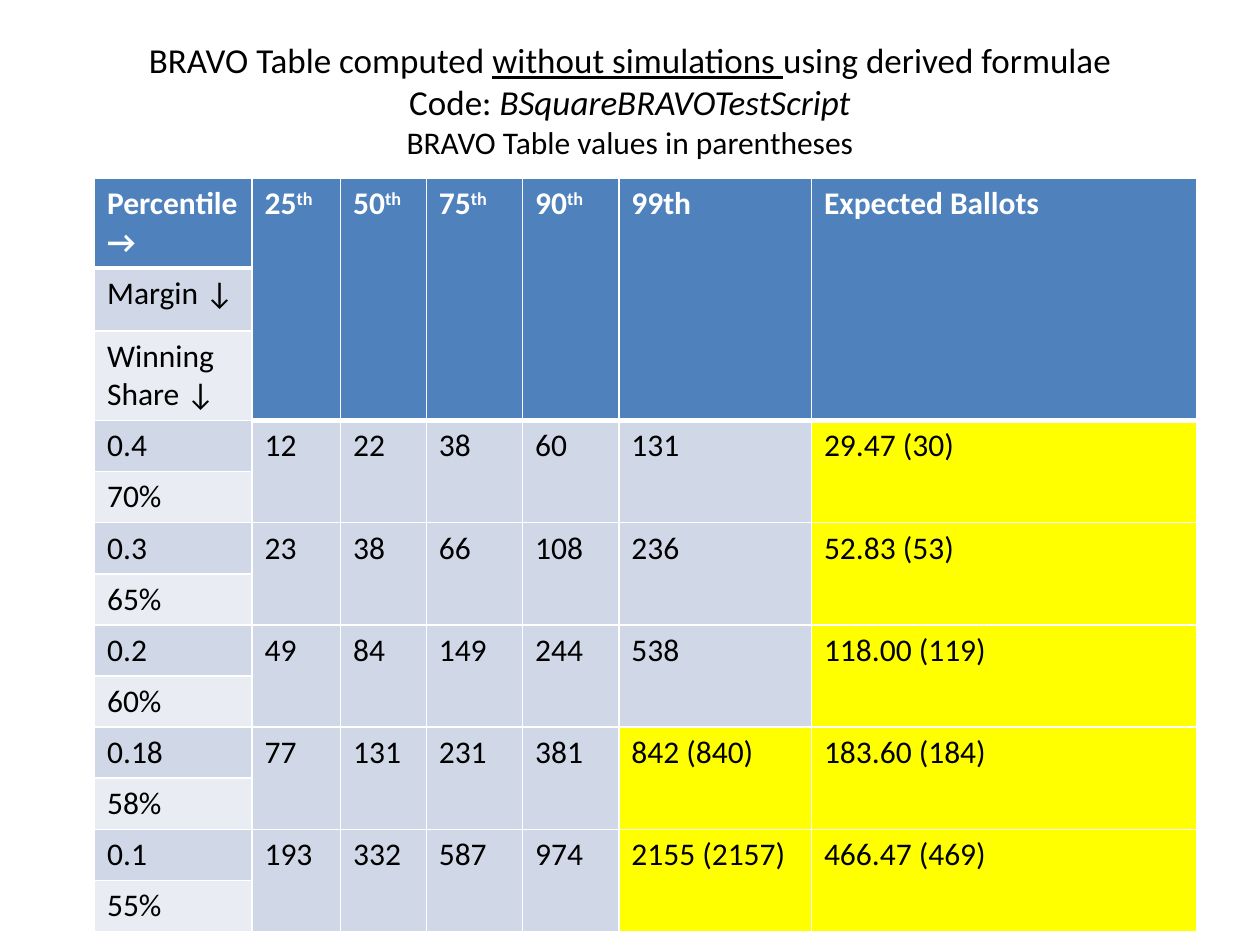
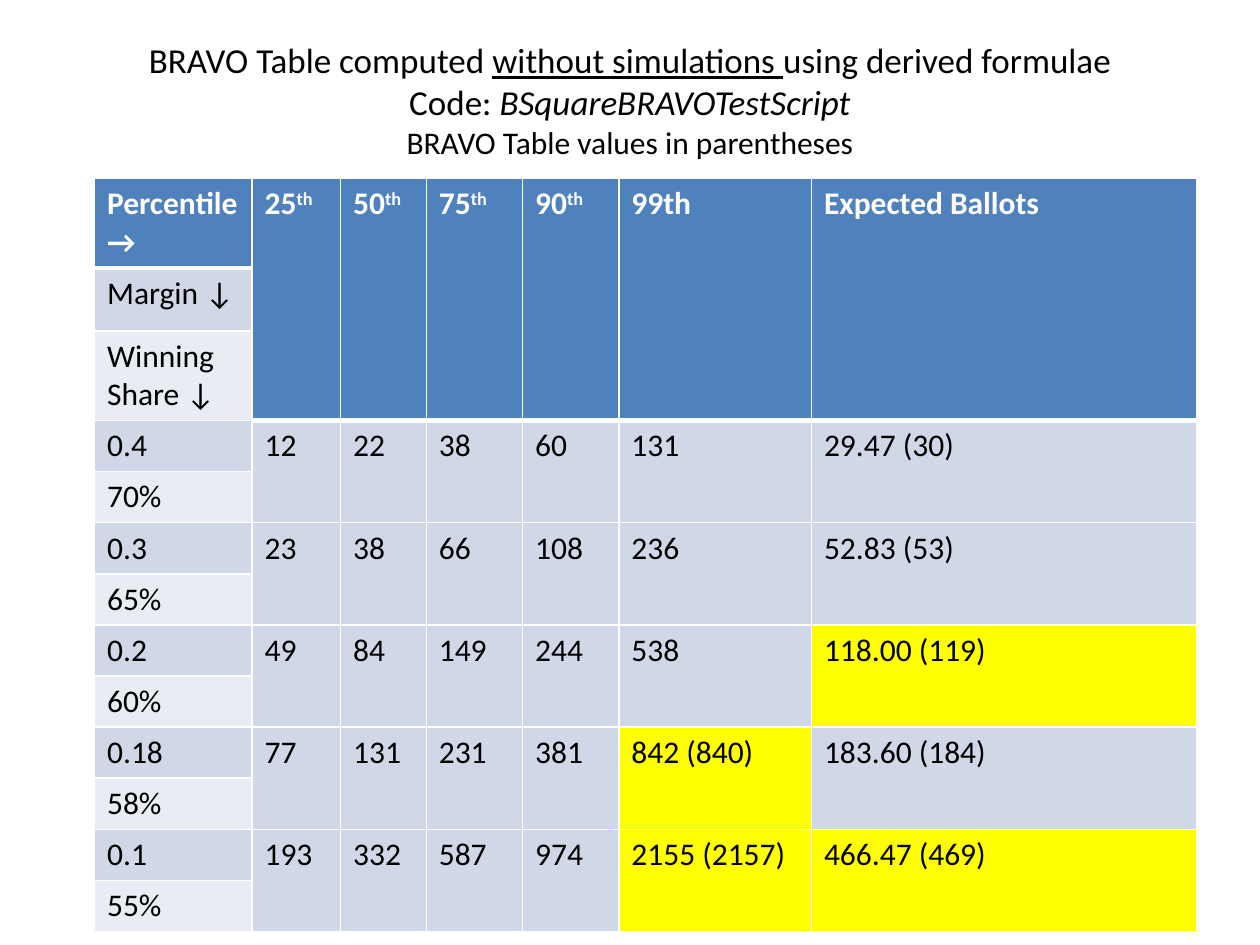
Before and after one commit to gwexploratoryaudits/brla_explore, a slide deck: slide 1 of BSquareAudits/BRAVO Table.pptx. Drawn at 1260x945 pixels with LibreOffice and Linux fonts; fonts in the diff are those of the drawing. Boxes give left, top, right and bottom in pixels: in the first picture for what was removed or moved away, otherwise in the second. Text is boxed around its words. In the diff, an @@ line names an element or a change of style, - is before the commit and + after.

```diff
--- a/BSquareAudits/BRAVO Table.pptx
+++ b/BSquareAudits/BRAVO Table.pptx
@@ table at bbox=[94, 179, 1196, 922] @@
@@ fill #FFFF00 to #D0D8E8 in 3 cells @@
```
Also in this commit, not shown: 1 other file.
